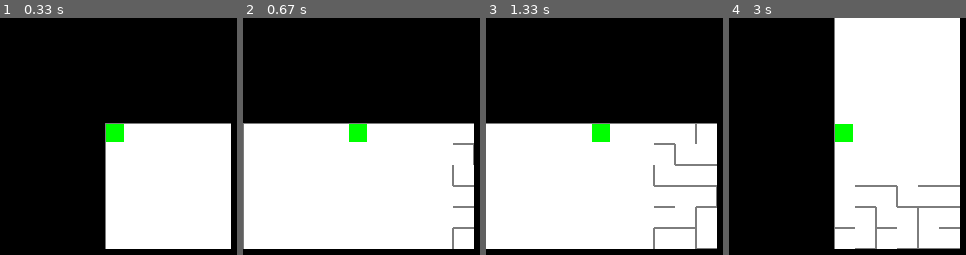
Above: before the commit, frames 1-4 (left to right).
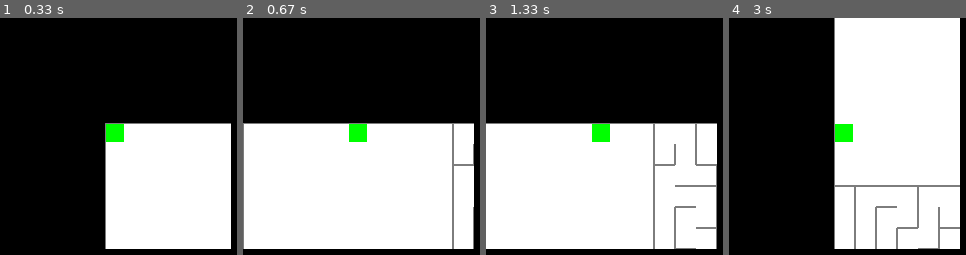
Above: after the commit, the same moments.

Repository: MartinRB45534/Escape
Game: pygame game, started from test_pygame.py
Two runs of this game, one before a commit and one after it. Both use one fixed random seed, a clock stepped at 60 frames per second and the inputs below.
Inputs:
- Up to frame 1 (0.33 s): no input
- Up to frame 2 (0.67 s): hold Right from 0.33 s (still down)
- Up to frame 3 (1.33 s): release Right at 0.8 s; hold Up 0.83-1.3 s
- Up to frame 4 (3 s): hold Left 1.83-2.37 s; hold Down 2.4-2.87 s

Frame 1 is identical in both runs. In frame 2, 0.7% of the frame differs, in the area x 88-98%, y 44-98%; in frame 3, 1.5%, in the area x 70-98%, y 44-98%; in frame 4, 1.4%.

Commit message:
Intégration des Salles au labyrinthes

Diff:
--- a/Generateur.py
+++ b/Generateur.py
@@ -11,22 +11,47 @@
 MUR_PLEIN=1
 
 class Generateur:
-    def __init__(self,matrice_cases,largeur,hauteur,poids,modeGeneration="Profondeur"):
+    def __init__(self,matrice_cases,largeur,hauteur,poids,paterns,modeGeneration="Profondeur"):
         self.largeur = largeur
         self.hauteur = hauteur
         self.matrice_cases = matrice_cases
         self.modeGeneration = modeGeneration
         self.poids=poids
+        self.paterns=paterns
     def generation(self):
         """
         Fonction qui permet de générer une matrice conformément au paramètres
+        et au paterns
         Entrées:Rien
         Sorties:une matrice de cases générée
         """
+        matrice=None
+
+        self.pre_gene_paterns()
         if self.modeGeneration=="Profondeur":
-            return self.generation_en_profondeur()
+            matrice= self.generation_en_profondeur()
         else:
             print("mode de génération choisi incompatible")
+
+        self.post_gene_paterns()
+
+        return matrice
+    def pre_gene_paterns(self):
+        """
+        Fonction qui pregenere les paterns
+        """
+        if self.paterns != None:
+            self.paterns[0].pre_generation((self.largeur-self.paterns[0].largeur)//2,(self.hauteur-self.paterns[0].hauteur)//2,self.matrice_cases)
+            self.paterns[1].pre_generation(0,0,self.matrice_cases)
+
+    def post_gene_paterns(self):
+        """
+        Fonction qui postgenere les paterns
+        """
+        if self.paterns != None:
+            self.paterns[0].post_generation((self.largeur-self.paterns[0].largeur)//2,(self.hauteur-self.paterns[0].hauteur)//2,self.matrice_cases)
+            self.paterns[1].post_generation(0,0,self.matrice_cases)
+
     def generation_en_profondeur(self):
         """
         Fonction qui génère la matrice avec la méthode du parcours en profondeur
@@ -38,10 +63,10 @@
         #on définit la seed de notre générateur
         #cela permet d'avoir le meme résultat
         rdm=851353618387733257
-        print("seed",rdm)
+        print("seed ",rdm)
         random.seed(rdm)
-        depart_x=0
-        depart_y=0
+        depart_x=1
+        depart_y=1
 
         #position dans la matrice
         position_x=depart_x
--- a/Labyrinthe.py
+++ b/Labyrinthe.py
@@ -33,17 +33,10 @@
         """
         #ini du tableau de case (4 murs pleins)
         #génération en profondeur via l'objet generateur
-        gene=Generateur.Generateur(self.matrice_cases,self.largeur,self.hauteur,self.poids)
+        gene=Generateur.Generateur(self.matrice_cases,self.largeur,self.hauteur,self.poids,self.patterns)
         self.matrice_cases=gene.generation()
         #on change la couleur de la case d'arrivée
         self.matrice_cases[self.arrivee_x][self.arrivee_y].set_Couleur((30,144,255))
-
-        if self.patterns != None:
-            self.patterns[0].generation()
-            self.matrice_cases=self.patterns[0].copie((self.largeur-self.patterns[0].largeur)//2,(self.hauteur-self.patterns[0].hauteur)//2,self.matrice_cases)
-
-            self.patterns[1].generation()
-            self.matrice_cases=self.patterns[1].copie(0,0,self.matrice_cases)
 
     def peut_passer(self,coord,sens):
         """
--- a/Niveau.py
+++ b/Niveau.py
@@ -52,7 +52,7 @@
         self.poids=[2,6,2,1]
 
         #salle pour exp monstres
-        self.salles.append(Patern(10,10,self.LARGEUR_CASE,self.LARGEUR_MUR))
+        self.salles.append(Patern(10,10,self.LARGEUR_CASE,self.LARGEUR_MUR,[[8,9]]))
 
         self.lab=Labyrinthe(self.CASES_X,self.CASES_Y,self.CASES_X-1,self.CASES_Y-1,self.LARGEUR_CASE,self.LARGEUR_MUR,self.poids,self.salles)
         self.lab.generation()
--- a/Patern.py
+++ b/Patern.py
@@ -2,15 +2,82 @@
 from Constantes import *
 
 class Patern:
-    def __init__(self,largeur,hauteur,tailleCase,tailleMur):
+    def __init__(self,largeur,hauteur,tailleCase,tailleMur,entrees=[[1,0]]):
         self.hauteur=hauteur
         self.largeur=largeur
         self.matrice_cases = [[Case(tailleCase,tailleMur) for i in range(hauteur)]for i in range(largeur)]
-    def generation(self):
-        for i in range(0,self.largeur):
-            for j in range(0,self.hauteur):
-                self.generation_case(i,j)
-    def generation_case(self,x,y):
+        self.entrees=entrees
+    def pre_generation(self,coordonnee_x,coordonnee_y,matrice_lab):
+        """
+        Fonction qui prend en entrée:
+            les coordonnées de base du patern dans le labyrinthe
+            la matrice de cases du labyrinthe
+        et qui pre génère les cases du patern
+        """
+        for i in range(coordonnee_x,coordonnee_x+self.largeur):
+            for j in range(coordonnee_y,coordonnee_y+self.hauteur):
+                self.pre_generation_case(i-coordonnee_x,j-coordonnee_y)
+                matrice_lab[i][j]=self.matrice_cases[i-coordonnee_x][j-coordonnee_y]
+
+    def post_generation(self,coordonnee_x,coordonnee_y,matrice_lab):
+        """
+        Fonction qui prend en entrée:
+            les coordonnées de base du patern dans le labyrinthe
+            la matrice de cases du labyrinthe
+        et qui clear la salle
+        """
+        for i in range(coordonnee_x,coordonnee_x+self.largeur):
+            for j in range(coordonnee_y,coordonnee_y+self.hauteur):
+                self.post_generation_case(i-coordonnee_x,j-coordonnee_y)
+                matrice_lab[i][j]=self.matrice_cases[i-coordonnee_x][j-coordonnee_y]
+
+    def pre_generation_case(self,x,y):
+        """
+        Fonction qui prend en entrée:
+            les coordonnées de la case
+            et génère les murs en fonction de sa position
+        """
+        #on ne doit générer que les cases au bords
+        #plus précisement on doit empêcher le générateur d'y toucher
+        if not(self.case_est_une_entree(x,y)) and self.case_au_bord(x,y):
+            self.pre_generation_case_bord(x,y)
+    def post_generation_case(self,x,y):
+        """
+        Fonction qui prend en entrée:
+            les coordonnées de la case
+            et casse les murs les murs en fonction de sa position
+        """
+        if not(self.case_au_bord(x,y)) or self.case_est_une_entree(x,y):
+            self.clear_case(x,y)
+
+    def case_est_une_entree(self,x,y):
+        """
+        Fonction qui prend en entrées:
+            les coordonnées de la case
+        et qui renvoie un booléen indiquant si elle est une entrée ou pas
+        """
+        est_entree=False
+        for entree in self.entrees:
+            if entree[0]==x and entree[1]==y:
+                est_entree=True
+
+        return est_entree
+    def case_au_bord(self,x,y):
+        """
+        Fonction qui prend en entrée:
+            les coordonnées de la case
+        et qui renvoie un booléen indiquant si la case est au bord ou non
+        """
+        return (x==0 or x==self.largeur-1)or(y==0 or y==self.hauteur-1)
+
+    def clear_case(self,x,y):
+        """
+        Fonction qui clear la case selectionner
+        """
+        for i in range(0,4):
+            self.matrice_cases[x][y].casser_mur(i)
+
+    def pre_generation_case_bord(self,x,y):
         """
         Fonction qui prend en entrée:
             les coordonnées de la case
@@ -28,6 +95,8 @@
 
         if y!=(self.hauteur-1):
             self.matrice_cases[x][y].casser_mur(BAS)
+
+
 
     def integration_case(self,x,y,matrice_lab):
         """
@@ -111,3 +180,8 @@
                 matrice_lab[i][j]=self.matrice_cases[i-coordonnee_x][j-coordonnee_y]
                 self.integration_case(i,j,matrice_lab)
         return matrice_lab
+
+p=Patern(0,0,0,0,[[0,0],[152,152]])
+print(p.case_est_une_entree(0,0))
+
+print(p.case_est_une_entree(1,1))
